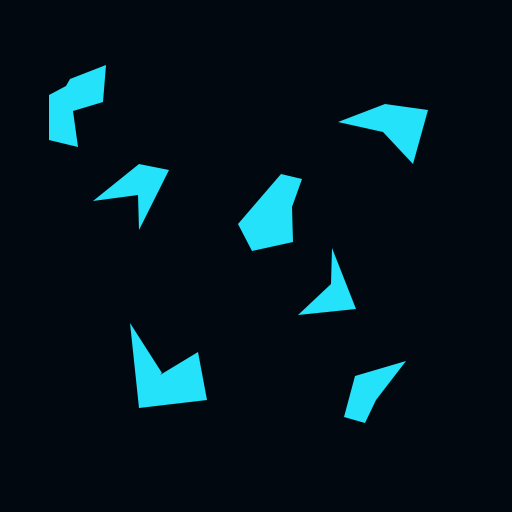
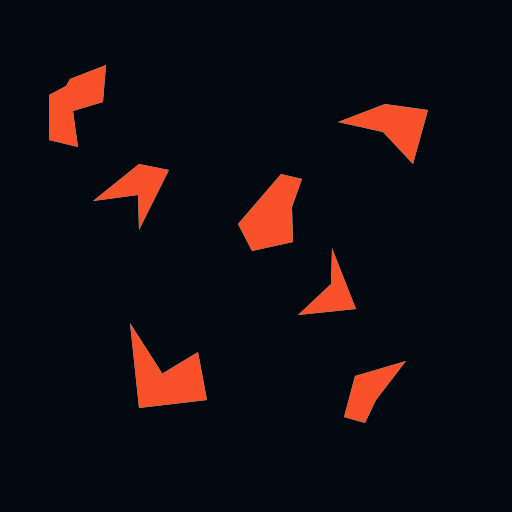
Before/after of a 512×512 layered artwork. What changed in the layer stack:
painted on "Layer 3" over [49, 65, 428, 423]
